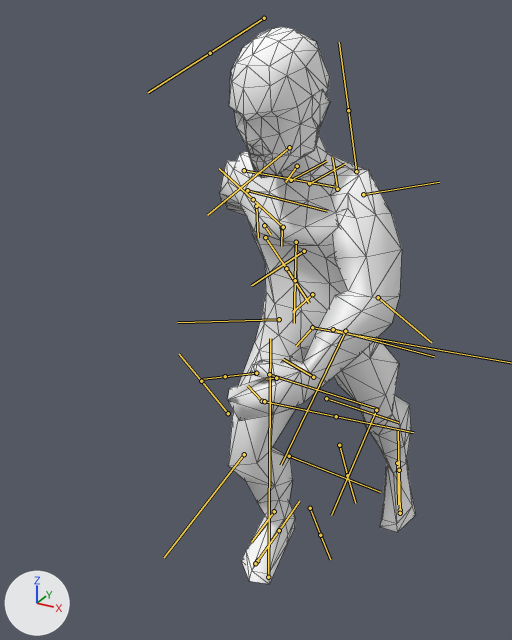
The FBX model 42/media/anims_X/Bob/Bob_Skateboard_IdleToSkate.fbx, before and after one commit.
Both versions are drawn from a camera (50 mm lens) standing at (0.491, -0.942, 1.01) and looking at (-0.03, 0.005, 0.536). The axes (+X, +Y, +Z) are drawn at lower left. The lights are the same throughout. Both versions are drawn at frame 28 of the action 'Bob_Skateboard_IdleToSkate'; the numbers are the values there. The bones that bend it are drawn over the model as lines. Mesh edges are drawn as thin lines.

The first picture shows 'GEO-MaleBody'.
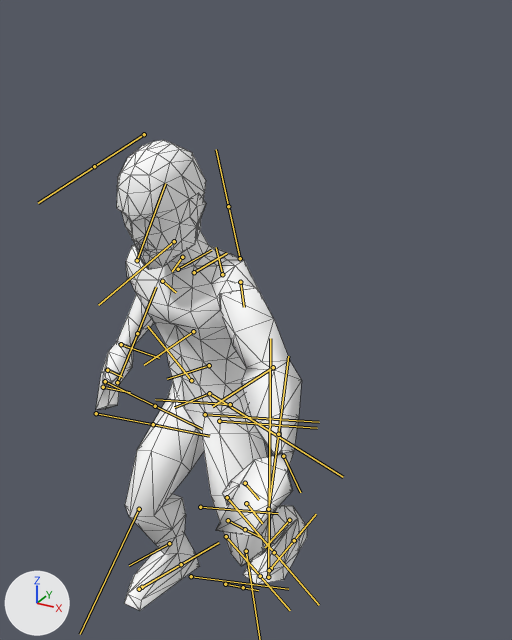
Edits to the scene script, one JSON object a line:
```json
{"block": "bone_bip01", "where": "bone_bip01 = bpy.data.objects['Bip01'].pose.bones['Bip01']  # child of 'Bip01_Root'"}
{"op": "set", "path": "bone_bip01.location", "old": "(1.8, 7.8, 4.0)", "new": "(4.6, -10.1, -11.4)"}
{"op": "set", "path": "bone_bip01.rotation_quaternion", "old": "(0.999, 0.0, 0.0, 0.041)", "new": "(0.984, 0.0, 0.0, -0.18)", "note": "degrees (0, 0, 5) -> degrees (0, 0, -21)"}
{"block": "bone_bip01_l_thigh", "where": "bone_bip01_l_thigh = bpy.data.objects['Bip01'].pose.bones['Bip01_L_Thigh']  # child of 'Bip01_Spine'"}
{"op": "set", "path": "bone_bip01_l_thigh.rotation_quaternion", "old": "(0.968, 0.081, -0.007, -0.238)", "new": "(0.929, -0.247, 0.161, 0.225)", "note": "degrees (9, 1, -27) -> degrees (-25, 24, 22)"}
{"block": "bone_bip01_l_calf", "where": "bone_bip01_l_calf = bpy.data.objects['Bip01'].pose.bones['Bip01_L_Calf']  # child of 'Bip01_L_Thigh'"}
{"op": "set", "path": "bone_bip01_l_calf.rotation_quaternion", "old": "(0.999, 0.0, 0.0, 0.04)", "new": "(0.694, 0.0, 0.0, -0.72)", "note": "degrees (0, 0, 5) -> degrees (0, 0, -92)"}
{"block": "bone_bip01_l_foot", "where": "bone_bip01_l_foot = bpy.data.objects['Bip01'].pose.bones['Bip01_L_Foot']  # child of 'Bip01_L_Calf'"}
{"op": "set", "path": "bone_bip01_l_foot.rotation_quaternion", "old": "(0.981, -0.193, 0.017, 0.017)", "new": "(0.837, 0.209, -0.043, 0.503)", "note": "degrees (-22, 2, 2) -> degrees (19, -16, 59)"}
{"block": "bone_bip01_r_thigh", "where": "bone_bip01_r_thigh = bpy.data.objects['Bip01'].pose.bones['Bip01_R_Thigh']  # child of 'Bip01_Spine'"}
{"op": "set", "path": "bone_bip01_r_thigh.rotation_quaternion", "old": "(0.975, 0.141, 0.011, 0.173)", "new": "(0.865, -0.209, 0.1, 0.445)", "note": "degrees (16, -2, 20) -> degrees (-17, 21, 51)"}
{"block": "bone_bip01_r_calf", "where": "bone_bip01_r_calf = bpy.data.objects['Bip01'].pose.bones['Bip01_R_Calf']  # child of 'Bip01_R_Thigh'"}
{"op": "set", "path": "bone_bip01_r_calf.rotation_quaternion", "old": "(0.937, 0.0, 0.0, -0.348)", "new": "(0.783, 0.0, 0.0, -0.622)", "note": "degrees (0, 0, -41) -> degrees (0, 0, -77)"}
{"block": "bone_bip01_r_foot", "where": "bone_bip01_r_foot = bpy.data.objects['Bip01'].pose.bones['Bip01_R_Foot']  # child of 'Bip01_R_Calf'"}
{"op": "set", "path": "bone_bip01_r_foot.rotation_quaternion", "old": "(0.976, -0.128, -0.059, 0.169)", "new": "(0.952, 0.176, 0.037, 0.249)", "note": "degrees (-16, -4, 20) -> degrees (21, -1, 29)"}
{"block": "bone_bip01_spine1", "where": "bone_bip01_spine1 = bpy.data.objects['Bip01'].pose.bones['Bip01_Spine1']  # child of 'Bip01_Spine'"}
{"op": "set", "path": "bone_bip01_spine1.location", "old": "(-3.3, 2.9, -0.6)", "new": "(-3.4, 3.7, 1.1)"}
{"op": "set", "path": "bone_bip01_spine1.rotation_quaternion", "old": "(0.976, -0.137, -0.011, 0.168)", "new": "(0.982, 0.136, 0.02, 0.131)", "note": "degrees (-16, 1, 19) -> degrees (16, 0, 15)"}
{"block": "bone_bip01_l_upperarm", "where": "bone_bip01_l_upperarm = bpy.data.objects['Bip01'].pose.bones['Bip01_L_UpperArm']  # child of 'Bip01_L_Clavicle'"}
{"op": "set", "path": "bone_bip01_l_upperarm.rotation_quaternion", "old": "(0.823, -0.048, 0.484, -0.292)", "new": "(0.728, -0.525, 0.429, -0.103)", "note": "degrees (-35, 50, -56) -> degrees (-85, 31, -44)"}
{"block": "bone_bip01_l_forearm", "where": "bone_bip01_l_forearm = bpy.data.objects['Bip01'].pose.bones['Bip01_L_Forearm']  # child of 'Bip01_L_UpperArm'"}
{"op": "set", "path": "bone_bip01_l_forearm.rotation_quaternion", "old": "(0.946, -0.029, 0.197, -0.256)", "new": "(0.901, -0.411, 0.141, -0.023)", "note": "degrees (-10, 21, -32) -> degrees (-50, 14, -9)"}
{"block": "bone_bip01_l_hand", "where": "bone_bip01_l_hand = bpy.data.objects['Bip01'].pose.bones['Bip01_L_Hand']  # child of 'Bip01_L_Forearm'"}
{"op": "set", "path": "bone_bip01_l_hand.rotation_quaternion", "old": "(0.898, 0.048, 0.395, -0.189)", "new": "(0.196, 0.953, 0.159, 0.169)", "note": "degrees (-5, 47, -26) -> degrees (154, -15, 22)"}
{"block": "bone_bip01_r_upperarm", "where": "bone_bip01_r_upperarm = bpy.data.objects['Bip01'].pose.bones['Bip01_R_UpperArm']  # child of 'Bip01_R_Clavicle'"}
{"op": "set", "path": "bone_bip01_r_upperarm.rotation_quaternion", "old": "(0.835, 0.368, -0.23, 0.339)", "new": "(0.819, -0.235, -0.501, 0.151)", "note": "degrees (36, -39, 31) -> degrees (-54, -49, 47)"}
{"block": "bone_bip01_r_forearm", "where": "bone_bip01_r_forearm = bpy.data.objects['Bip01'].pose.bones['Bip01_R_Forearm']  # child of 'Bip01_R_UpperArm'"}
{"op": "set", "path": "bone_bip01_r_forearm.rotation_quaternion", "old": "(0.989, 0.043, 0.014, 0.142)", "new": "(0.775, 0.022, 0.137, -0.617)", "note": "degrees (5, 1, 16) -> degrees (-8, 14, -78)"}
{"block": "bone_bip01_r_hand", "where": "bone_bip01_r_hand = bpy.data.objects['Bip01'].pose.bones['Bip01_R_Hand']  # child of 'Bip01_R_Forearm'"}
{"op": "set", "path": "bone_bip01_r_hand.rotation_quaternion", "old": "(0.944, -0.204, 0.247, 0.076)", "new": "(0.979, -0.051, -0.199, 0.013)", "note": "degrees (-24, 30, 3) -> degrees (-6, -23, 3)"}
```

What differs and where, as boxes [x1, y1, x2, y2] in the pictures (512 x 640 px):
```json
{"object": "GEO-MaleBody", "change": "posed", "before": [219, 27, 416, 584], "after": [96, 140, 307, 610], "on screen": "7% wider, 16% shorter"}
{"bone": "Bip01_L_Thigh", "before": "(345, 331) to (281, 465)", "after": "(230, 404) to (155, 399)"}
{"bone": "Bip01_L_Foot", "before": "(397, 463) to (398, 504)", "after": "(289, 520) to (265, 547)"}
{"bone": "Bip01_R_Thigh", "before": "(279, 319) to (177, 322)", "after": "(191, 380) to (147, 326)"}
{"bone": "Bip01_R_Calf", "before": "(244, 454) to (164, 557)", "after": "(139, 509) to (80, 634)"}
{"bone": "Bip01_R_Foot", "before": "(274, 511) to (251, 542)", "after": "(169, 543) to (129, 565)"}
{"bone": "Bip01_Spine1", "before": "(304, 251) to (251, 285)", "after": "(193, 331) to (144, 365)"}
{"bone": "Bip01_L_UpperArm", "before": "(363, 194) to (439, 182)", "after": "(240, 282) to (244, 307)"}
{"bone": "Bip01_L_Forearm", "before": "(378, 297) to (431, 342)", "after": "(273, 367) to (212, 406)"}
{"bone": "Bip01_L_Hand", "before": "(313, 377) to (283, 359)", "after": "(283, 456) to (300, 492)"}
{"bone": "Bip01_R_UpperArm", "before": "(244, 170) to (336, 187)", "after": "(137, 260) to (165, 183)"}
{"bone": "Bip01_R_Forearm", "before": "(247, 190) to (327, 211)", "after": "(162, 281) to (176, 292)"}
{"bone": "Bip01_R_Hand", "before": "(256, 206) to (258, 237)", "after": "(121, 344) to (159, 358)"}
```
